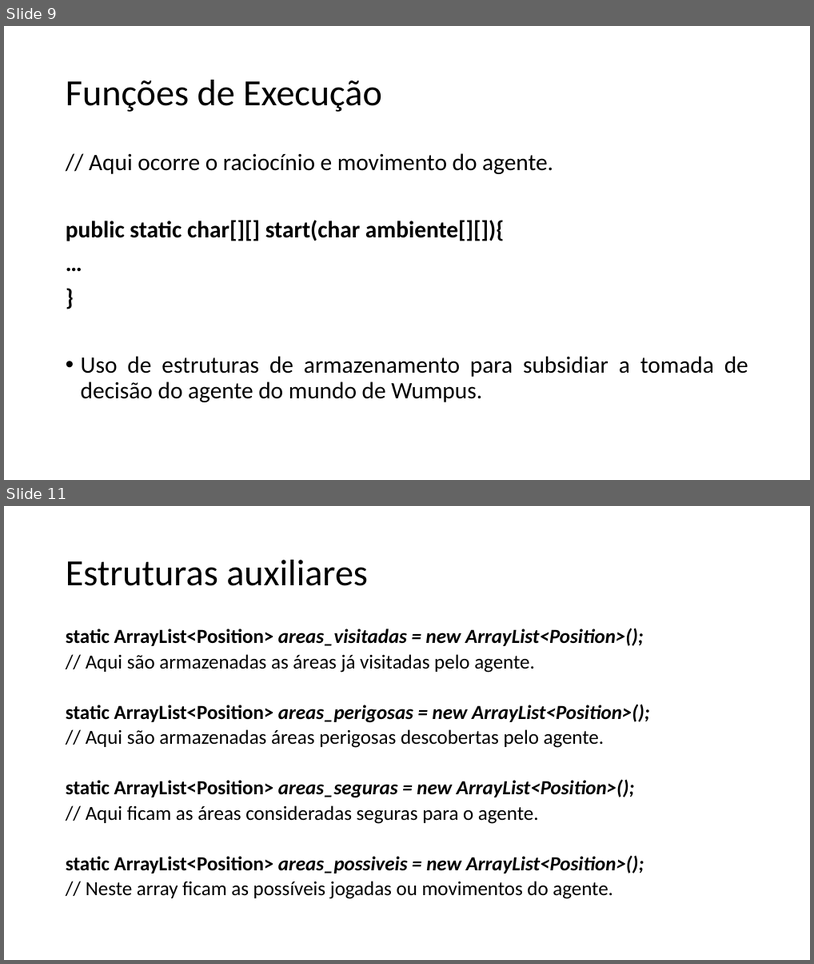
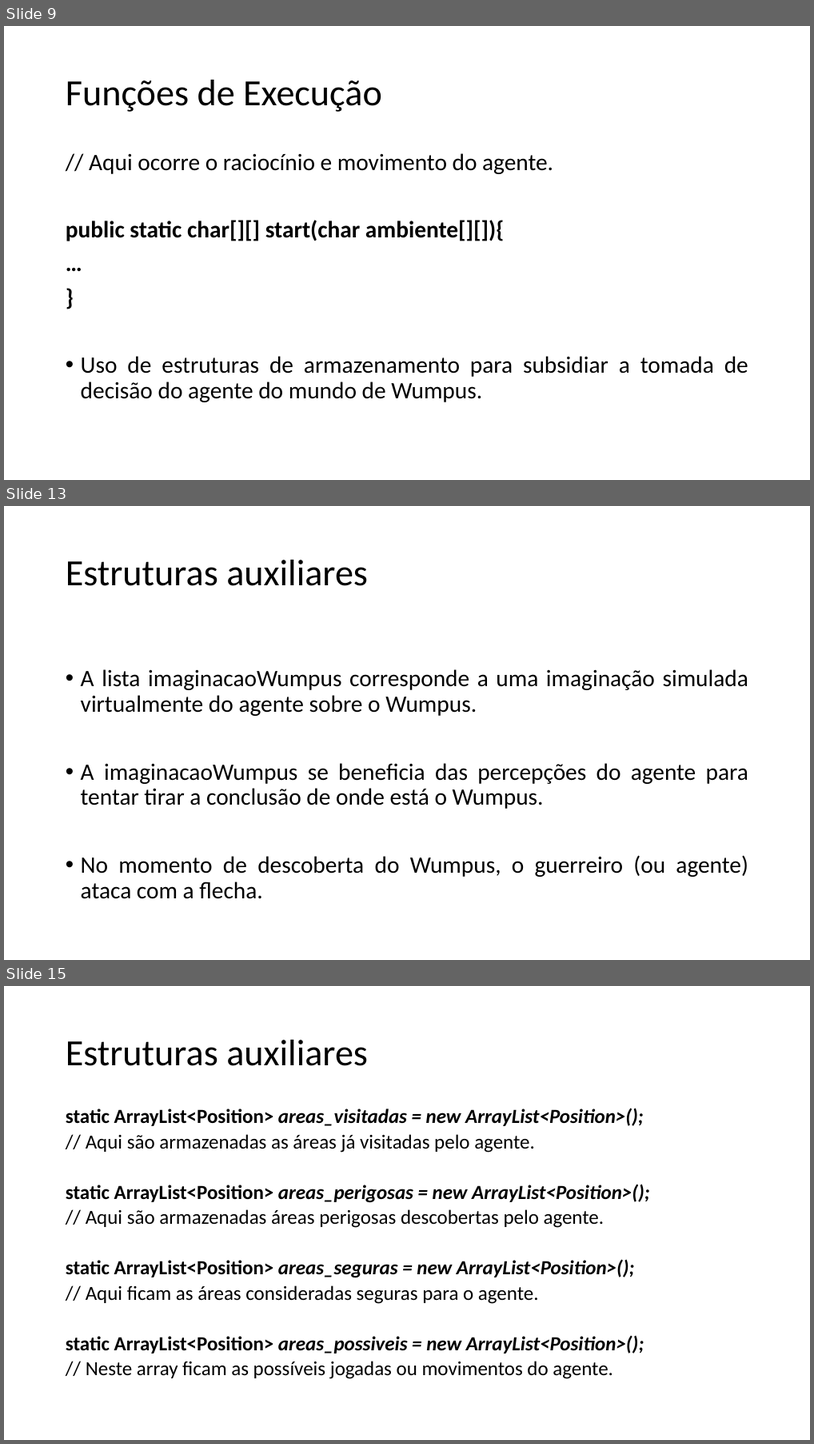
Before and after one commit to rodrigocarlos2/AgenteInteligente, a slide deck: Mundo do Wumpus.pptx. Shown one above the other, each under a label of ours: slides 9 and 11 before the commit, slides 9, 13 and 15 after it; the slides between them are not shown. The pictures are 814x964 and 814x1444 pixels, drawn with LibreOffice and Linux fonts; fonts in the diff are those of the drawing. Boxes give left, top, right and bottom in pixels: in the first picture for what was removed or moved away, otherwise in the second. Text is boxed around its words. In the diff, an @@ line names an element or a change of style, - is before the commit and + after.

```diff
--- a/Mundo do Wumpus.pptx
+++ b/Mundo do Wumpus.pptx
@@ slide 13 added at (x1=4, y1=506, x2=810, y2=960), background #FFFFFF @@
@@ title added at (x1=66, y1=560, x2=368, y2=586), 44 pt, text #000000 @@
+Estruturas auxiliares
@@ text added at (x1=81, y1=669, x2=749, y2=899), 28 pt, text #000000 @@
+• A lista imaginacaoWumpus corresponde a uma imaginação simulada virtualmente do agente sobre o Wumpus.
+• A imaginacaoWumpus se beneficia das percepções do agente para tentar tirar a conclusão de onde está o Wumpus.
+• No momento de descoberta do Wumpus, o guerreiro (ou agente) ataca com a flecha.
@@ what was slide 11 is now slide 15 @@
```
Also in this commit, not shown: 2 slides changed, 5 other slides added.
